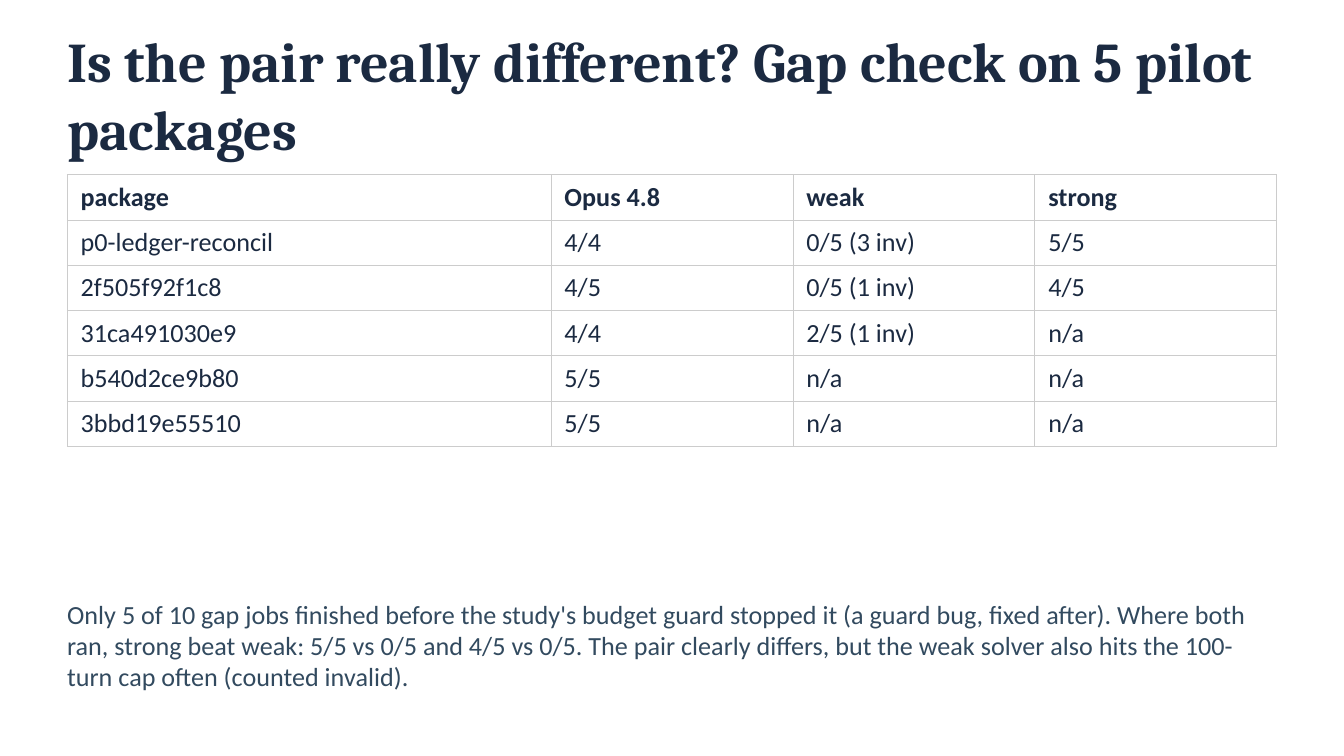
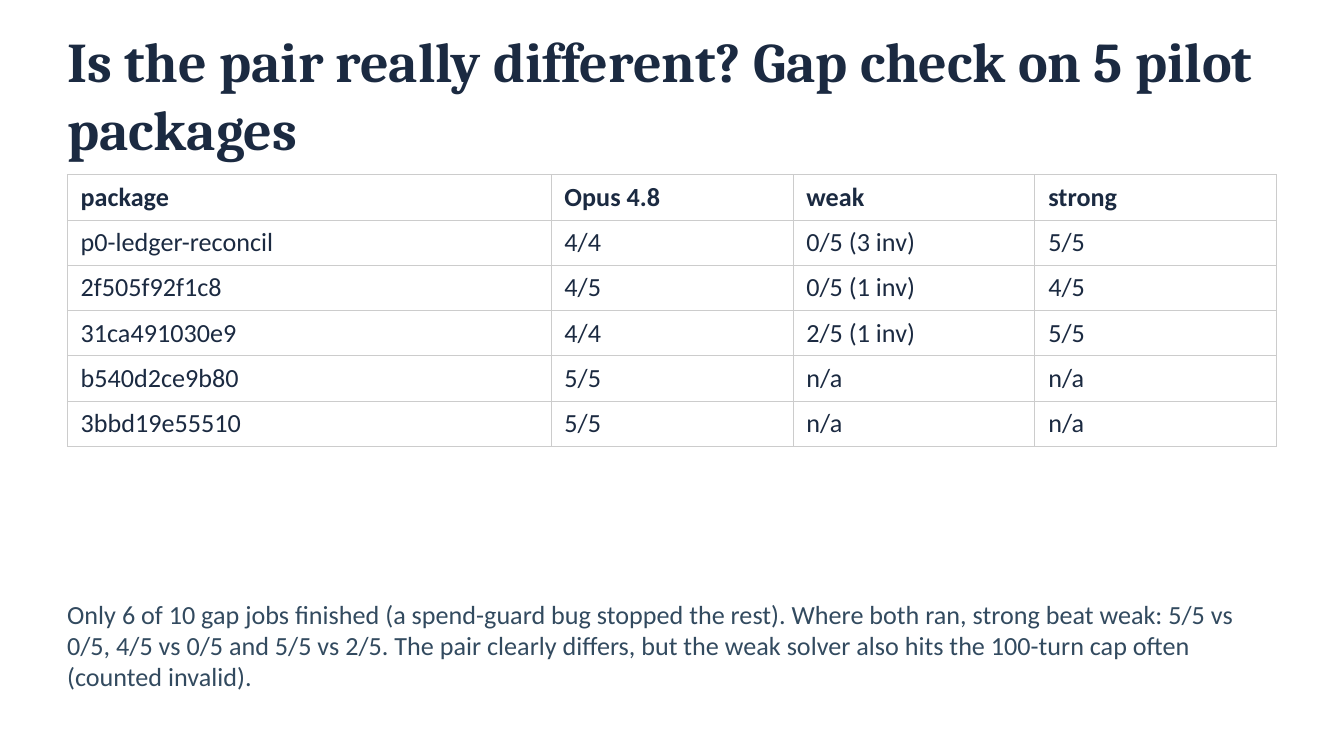
Before and after one commit to zignd/harbor-tbench-worktrial, a slide deck: slide 6 of docs/study-deck.pptx. Drawn at 1344x756 pixels with LibreOffice and Linux fonts; fonts in the diff are those of the drawing. Boxes give left, top, right and bottom in pixels: in the first picture for what was removed or moved away, otherwise in the second. Text is boxed around its words. In the diff, an @@ line names an element or a change of style, - is before the commit and + after.

Commit message:
docs: gap rerun, late weak-author rerun stopped at the deadline
- gap check now 6 of 10 jobs (cap bug fixed); report and deck updated
- changelog: decision to keep the 06:00 deadline

```diff
--- a/docs/study-deck.pptx
+++ b/docs/study-deck.pptx
@@ table at (67, 175, 1277, 437) @@
-row 4, column 4: n/a
+row 4, column 4: 5/5
@@ text at (67, 605, 1233, 690): text changed @@
-Only 5 of 10 gap jobs finished before the study's budget guard stopped it (a guard bug, fixed after). Where both ran, strong beat weak: 5/5 vs 0/5 and 4/5 vs 0/5. The pair clearly differs, but the weak solver also hits the 100-turn cap often (counted invalid).
+Only 6 of 10 gap jobs finished (a spend-guard bug stopped the rest). Where both ran, strong beat weak: 5/5 vs 0/5, 4/5 vs 0/5 and 5/5 vs 2/5. The pair clearly differs, but the weak solver also hits the 100-turn cap often (counted invalid).
```
Also in this commit, not shown: 2 other slides changed, 10 other files.
